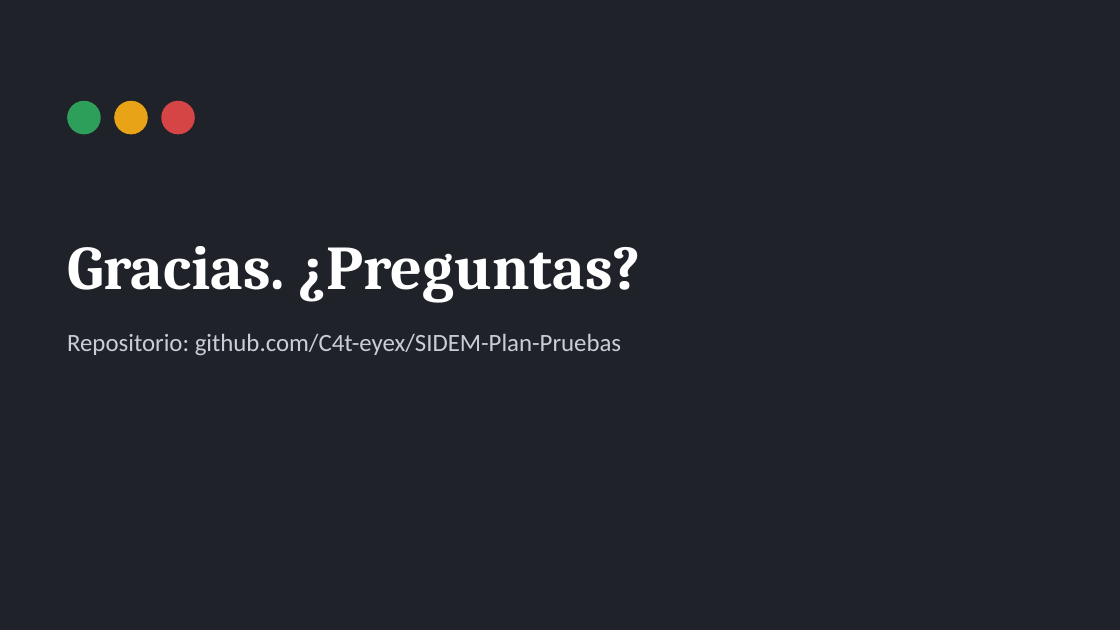
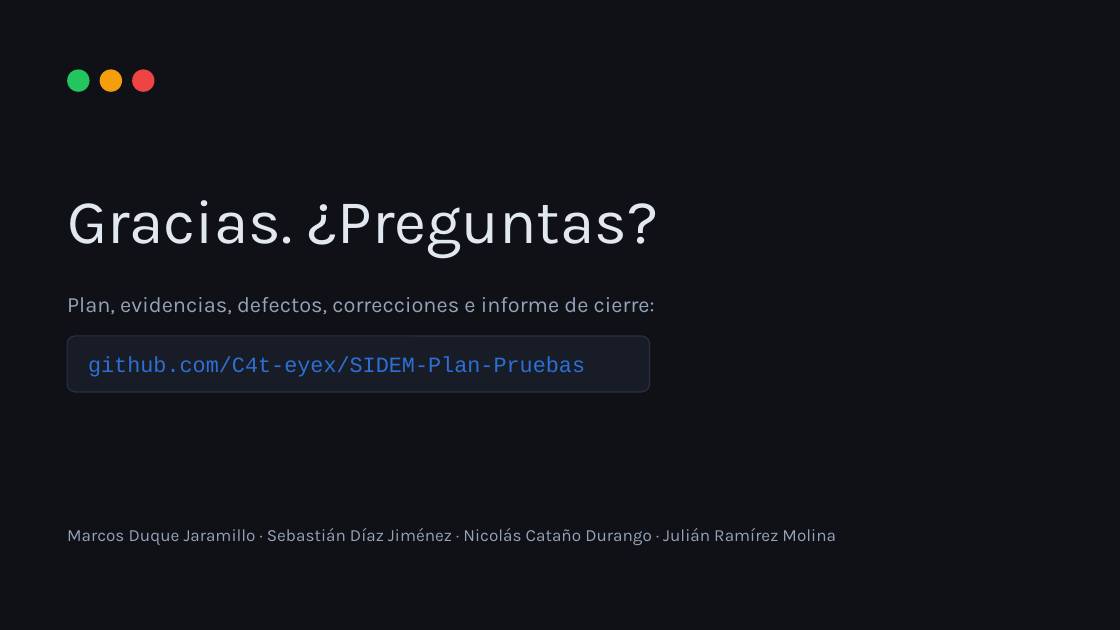
Before and after one commit to C4t-eyex/SIDEM-Plan-Pruebas, a slide deck: slide 20 of exposicion/Exposicion_SIDEM.pptx. Drawn at 1120x630 pixels with LibreOffice and Linux fonts; fonts in the diff are those of the drawing. Boxes give left, top, right and bottom in pixels: in the first picture for what was removed or moved away, otherwise in the second. Text is boxed around its words. In the diff, an @@ line names an element or a change of style, - is before the commit and + after.

```diff
--- a/exposicion/Exposicion_SIDEM.pptx
+++ b/exposicion/Exposicion_SIDEM.pptx
@@ background #1F2329 to #0F1117 @@
@@ ellipse: place and size @@
-ellipse at <box>67,101,101,134</box>
+ellipse at <box>67,69,90,92</box>
@@ ellipse at <box>67,69,90,92</box>: fill #2E9E5B to #22C55E @@
@@ ellipse added at <box>100,69,122,92</box>, fill #F59E0B @@
@@ ellipse: place and size @@
-ellipse at <box>114,101,148,134</box>
+ellipse at <box>132,69,155,92</box>
@@ ellipse at <box>132,69,155,92</box>: fill #E8A317 to #EF4444 @@
@@ ellipse removed at <box>161,101,195,134</box> @@
@@ text "Gracias. ¿Preguntas?" at <box>67,200,658,258</box>: font Cambria to Karla, text colour #FFFFFF to #E2E8F0, bold off; vertical alignment bottom to middle @@
@@ text added at <box>67,297,655,314</box>, 14 pt, text #94A3B8 @@
+Plan, evidencias, defectos, correcciones e informe de cierre:
@@ rounded rectangle "github.com/C4t-eyex/SIDEM-Plan-Pruebas": place and size @@
-rounded rectangle "github.com/C4t-eyex/SIDEM-Plan-Pruebas" at <box>67,333,621,356</box>
+rounded rectangle "github.com/C4t-eyex/SIDEM-Plan-Pruebas" at <box>67,336,650,392</box>
@@ rounded rectangle "github.com/C4t-eyex/SIDEM-Plan-Pruebas" at <box>67,336,650,392</box>: fill none to #181C27; outline none to #2A3045 0.75 pt @@
@@ text in rounded rectangle at <box>88,357,585,377</box>: text changed; size 16 to 14 pt; font Calibri to Courier New; text colour #C9CED6 to #2D6FD4 @@
-Repositorio: github.com/C4t-eyex/SIDEM-Plan-Pruebas
+github.com/C4t-eyex/SIDEM-Plan-Pruebas
@@ text added at <box>67,528,836,545</box>, 11 pt, text #94A3B8 @@
+Marcos Duque Jaramillo · Sebastián Díaz Jiménez · Nicolás Cataño Durango · Julián Ramírez Molina
```
Also in this commit, not shown: 19 other slides changed, 4 other files.
